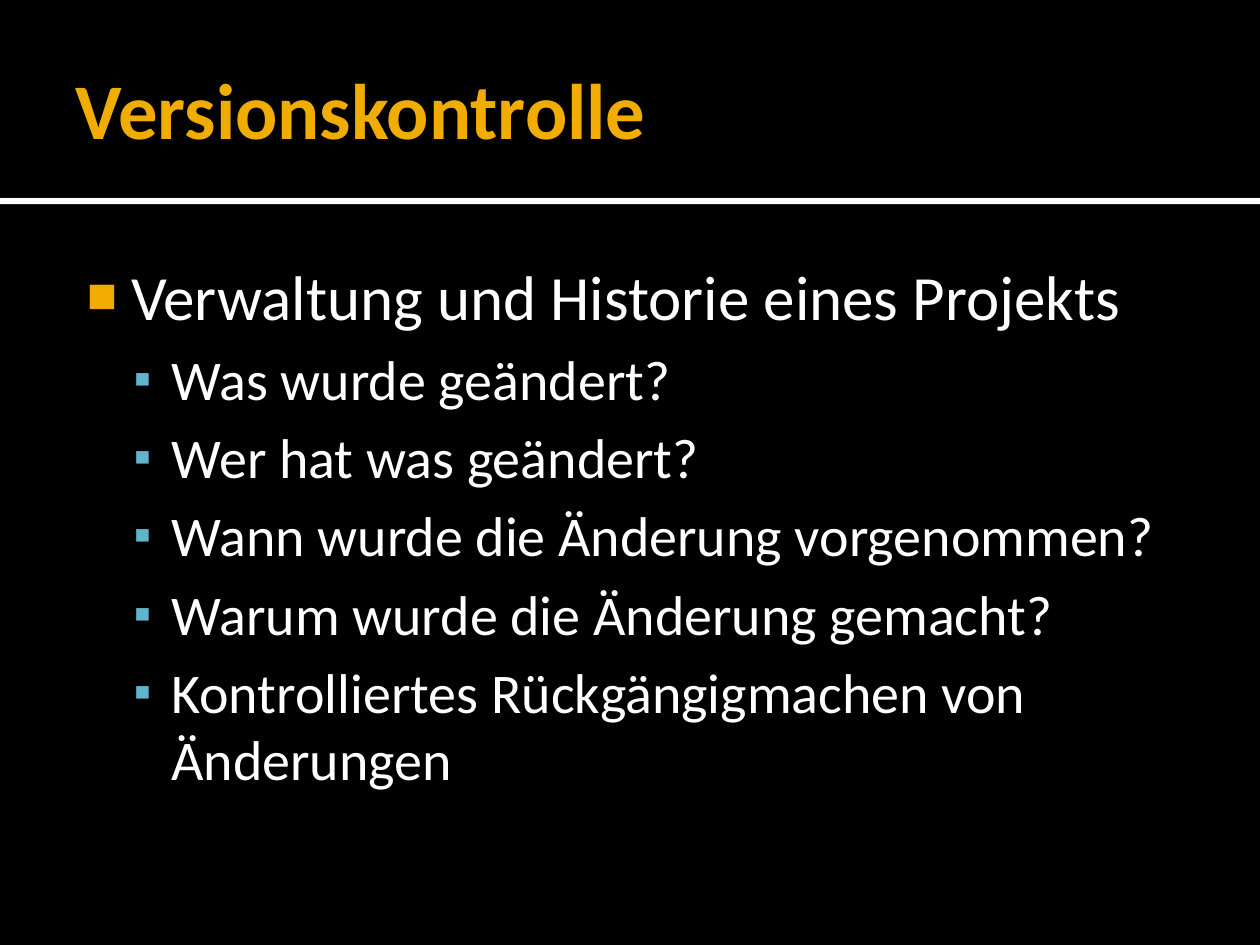
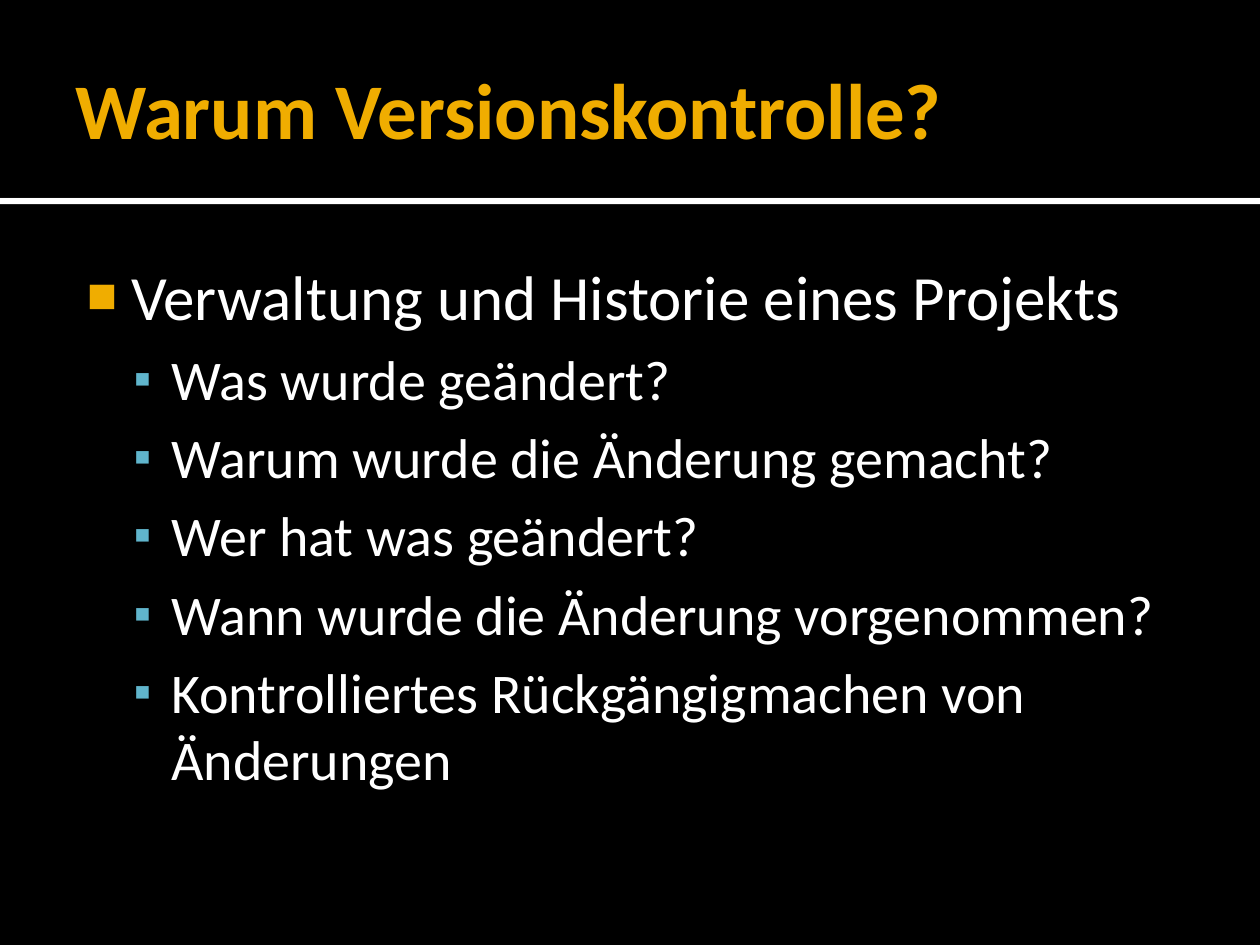
Before and after one commit to forki/GitTalk, a slide deck: slide 3 of GitTalk.pptx. Drawn at 1260x945 pixels with LibreOffice and Linux fonts; fonts in the diff are those of the drawing. Boxes give left, top, right and bottom in pixels: in the first picture for what was removed or moved away, otherwise in the second. Text is boxed around its words. In the diff, an @@ line names an element or a change of style, - is before the commit and + after.

```diff
--- a/GitTalk.pptx
+++ b/GitTalk.pptx
@@ title at (76,83,941,140): text changed @@
-Versionskontrolle
+Warum Versionskontrolle?
@@ text at (171,433,1053,488): paragraph added @@
+  ▪ Warum wurde die Änderung gemacht?
@@ text at (171,590,1053,645): paragraph removed @@
-  ▪ Warum wurde die Änderung gemacht?
```
Also in this commit, not shown: 4 other slides changed, 20 slides added, 1 other file.
